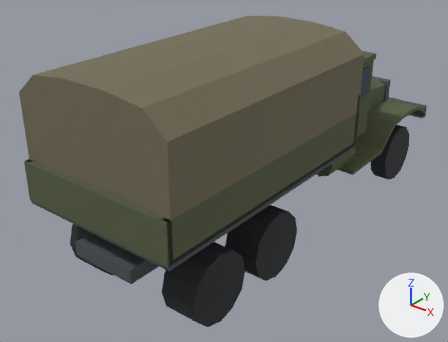
Before and after pictures for a commit that changed the glTF model models-src/cckw.glb.
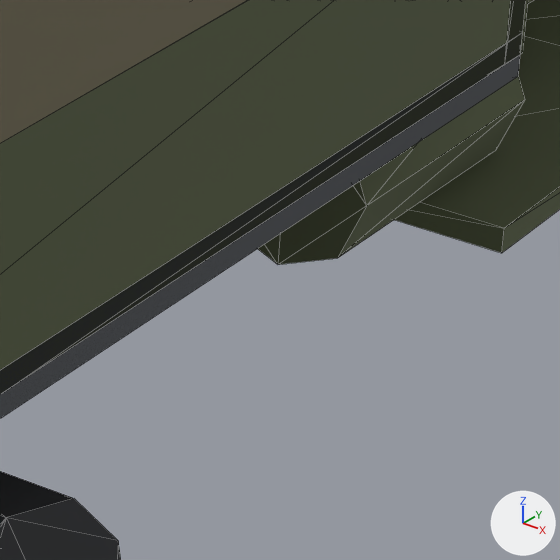
The first picture shows the older version from a 50 mm camera at (4.65, -6.86, 4.72) aimed at (-0.38, -0.57, 0.82). The close-ups show the older and then the newer version on the part from 62% to 81% of the width and 40% to 65% of the height of that picture. Only the edits that show in the close-ups are written down. The lights are fixed; the arrows at lower right show +X, +Y and +Z. The close-ups show mesh edges as thin lines.

Objects in the first close-up: 'CK_BedFloor', 'CK_BedSide_R', 'CK_Fender_R', 'CK_Tank_R', 'CK_Tilt', 'CK_WheelR_R0' and 1 more.
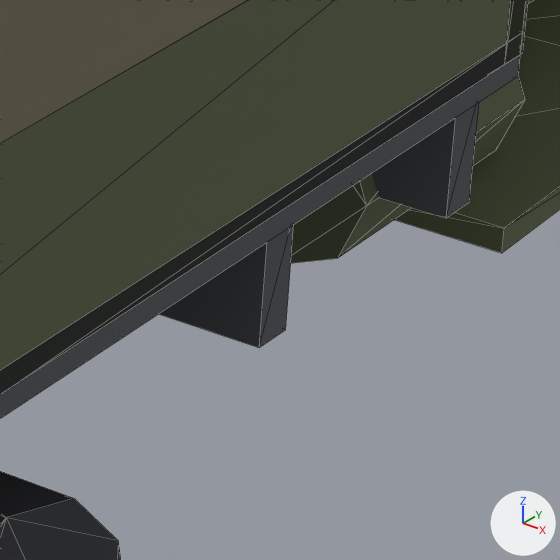
Diff of the bpy script that builds the scene:
```diff
--- a/models-src/cckw.glb.py
+++ b/models-src/cckw.glb.py
@@ me_ck_bedcross_1 @@
+me_ck_bedcross_1.from_pydata(...)  # a box spanning x -1.08..1.08, y -0.45..-0.35, z 0.95..1.21
+me_ck_bedcross_1.materials.append(mat_lp_steel)  # dark grey #4d5156
@@ me_ck_bedcross_0 @@
+me_ck_bedcross_0.from_pydata(...)  # a box spanning x -1.08..1.08, y 0.3..0.4, z 0.95..1.21
+me_ck_bedcross_0.materials.append(mat_lp_steel)  # dark grey #4d5156
@@ ob_ck_bedcross_1 @@
+ob_ck_bedcross_1 = bpy.data.objects.new('CK_BedCross_1', me_ck_bedcross_1)
+ob_ck_bedcross_1.location = (0.0, 0.0, 0.0)
@@ ob_ck_bedcross_0 @@
+ob_ck_bedcross_0 = bpy.data.objects.new('CK_BedCross_0', me_ck_bedcross_0)
+ob_ck_bedcross_0.location = (0.0, 0.0, 0.0)
```

Changed parts and their boxes [x1, y1, x2, y2] in the close-ups (560 x 560 px):
'CK_BedCross_1', added
    after: [159, 225, 294, 348]
'CK_BedCross_0', added
    after: [372, 103, 479, 218]
